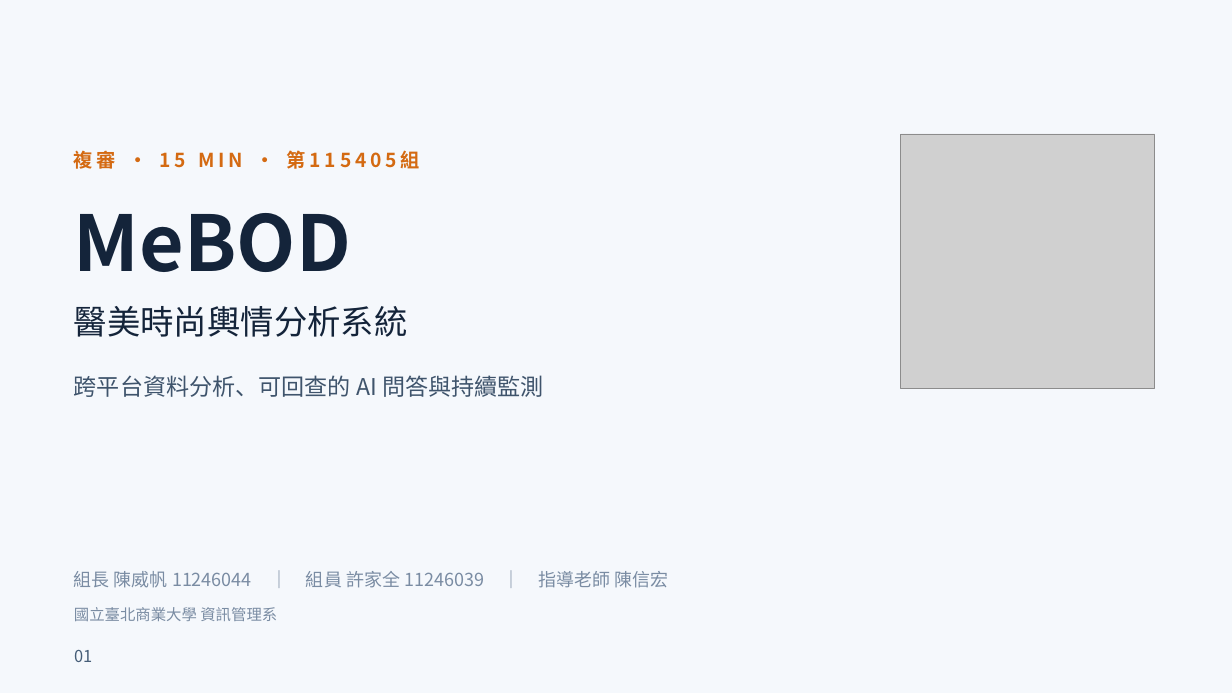
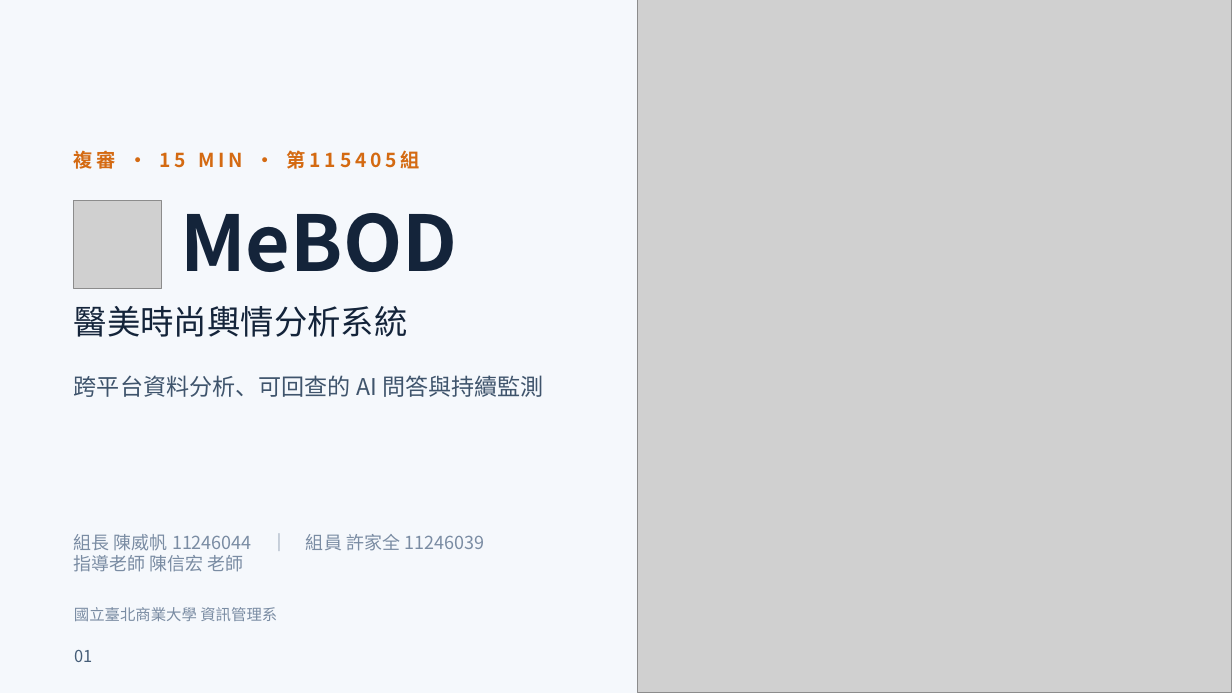
Before and after one commit to xujiaquan05/115405, a slide deck: slide 1 of output/ppt-review-20261011/final/MeBOD_複審簡報_第二輪修訂版.pptx. Drawn at 1232x693 pixels with LibreOffice and Linux fonts; fonts in the diff are those of the drawing; grey boxes stand for pictures. Boxes give left, top, right and bottom in pixels: in the first picture for what was removed or moved away, otherwise in the second. Text is boxed around its words. In the diff, an @@ line names an element or a change of style, - is before the commit and + after.

```diff
--- a/output/ppt-review-20261011/final/MeBOD_複審簡報_第二輪修訂版.pptx
+++ b/output/ppt-review-20261011/final/MeBOD_複審簡報_第二輪修訂版.pptx
@@ picture added at [638,0,1232,693] @@
@@ picture: place and size @@
-picture at [901,134,1155,388]
+picture at [74,201,162,288]
@@ text "MeBOD": place and size @@
-text "MeBOD" at [74,213,351,272]
+text "MeBOD" at [180,213,457,272]
@@ text at [74,534,252,572]: text changed @@
-組長 陳威帆 11246044 ｜ 組員 許家全 11246039 ｜ 指導老師 陳信宏
+組長 陳威帆 11246044 ｜ 組員 許家全 11246039
+指導老師 陳信宏 老師
```
Also in this commit, not shown: 24 other slides changed, 5 other files.
